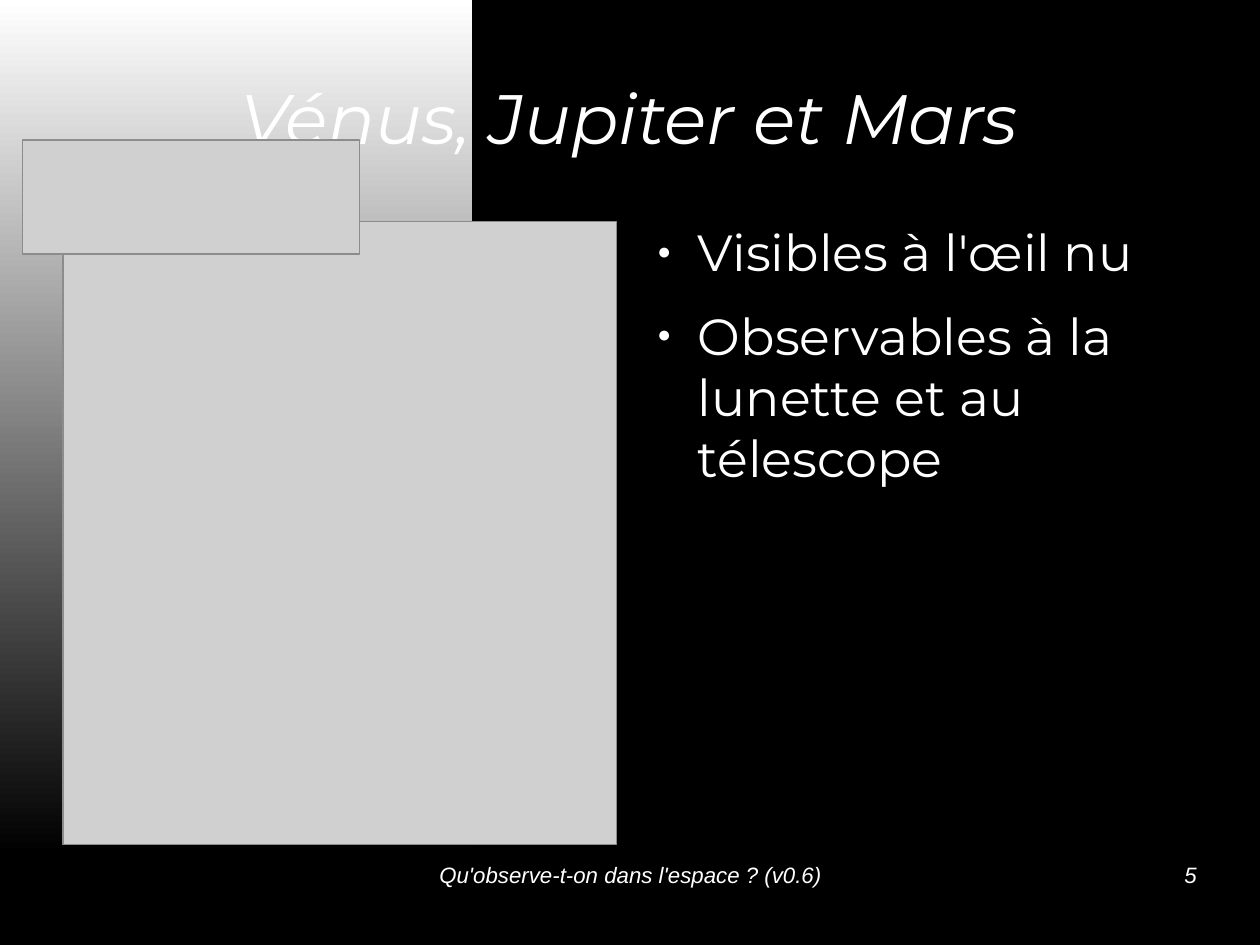
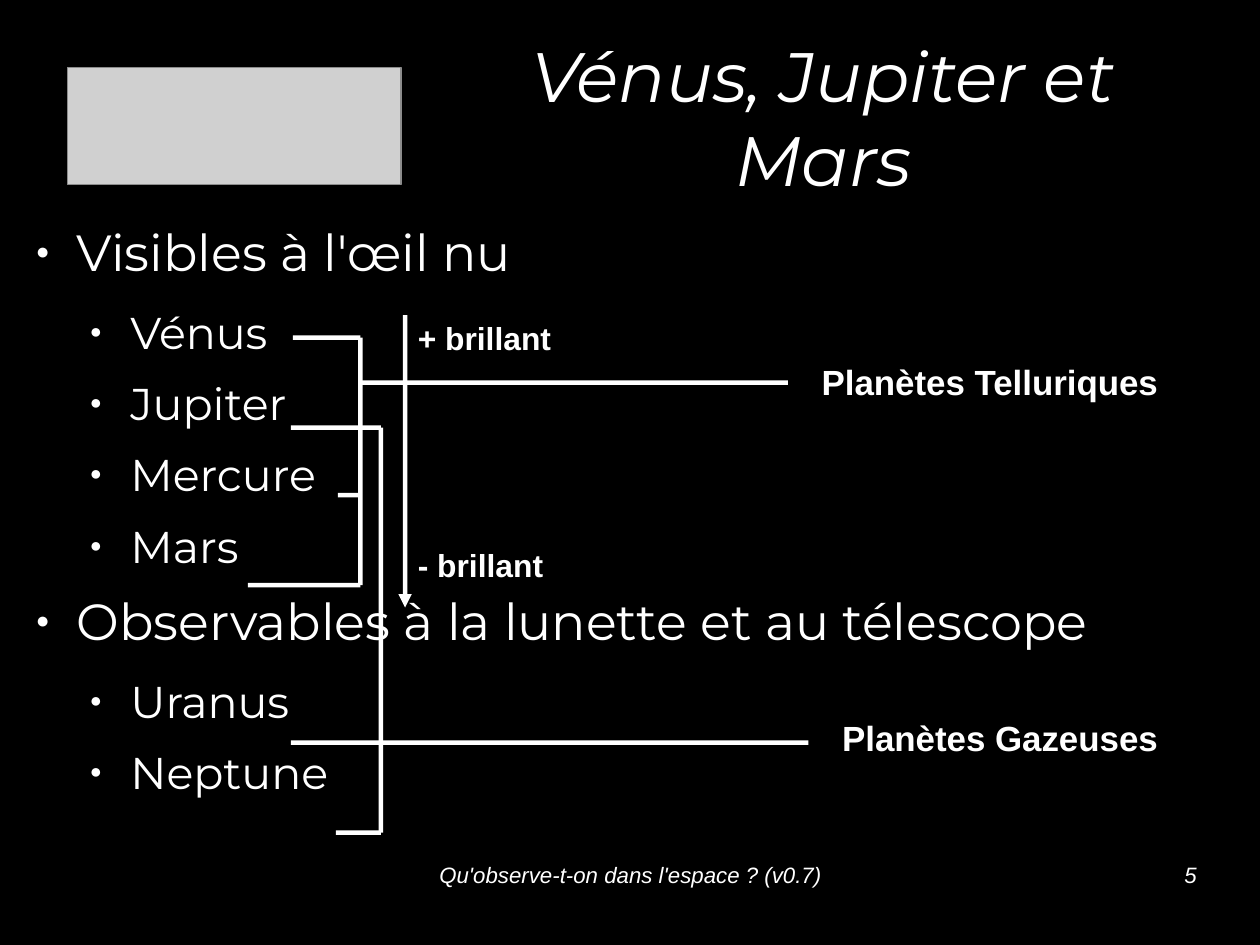
Before and after one commit to jcarnu/qf-astro, a slide deck: slide 5 of Ressources/Presentations/Qu_observe-t-on_dans_l_espace.odp. Drawn at 1260x945 pixels with LibreOffice and Linux fonts; fonts in the diff are those of the drawing; grey boxes stand for pictures; background and template pictures are left out. Boxes give left, top, right and bottom in pixels: in the first picture for what was removed or moved away, otherwise in the second. Text is boxed around its words. In the diff, an @@ line names an element or a change of style, - is before the commit and + after.

```diff
--- a/Ressources/Presentations/Qu_observe-t-on_dans_l_espace.odp
+++ b/Ressources/Presentations/Qu_observe-t-on_dans_l_espace.odp
@@ rectangle removed at bbox=[0, 0, 472, 855] @@
@@ title "Vénus, Jupiter et Mars" rewrapped from bbox=[241, 92, 1018, 160] to bbox=[532, 50, 1115, 187] @@
@@ picture: place and size @@
-picture at bbox=[23, 141, 360, 255]
+picture at bbox=[67, 67, 401, 185]
@@ text "Visibles à l'œil nu": place and size @@
-text "Visibles à l'œil nu" at bbox=[698, 233, 1133, 487]
+text "Visibles à l'œil nu" at bbox=[76, 233, 1088, 798]
@@ picture removed at bbox=[63, 221, 616, 845] @@
@@ text at bbox=[130, 316, 315, 564]: paragraphs added @@
+  ● Vénus
+  ● Jupiter
+  ● Mercure
+  ● Mars
@@ arrow added from (405, 316) to (405, 607), #FFFFFF 2.83 pt @@
@@ text added at bbox=[445, 327, 551, 351], 20 pt, text #FFFFFF, bold @@
++ brillant
@@ group added at bbox=[248, 337, 1158, 585]: 5 lines, 1 text @@
+Planètes Telluriques
@@ text added at bbox=[437, 554, 543, 578], 20 pt, text #FFFFFF, bold @@
+- brillant
@@ text at bbox=[130, 687, 328, 798]: paragraphs added @@
+  ● Uranus
+  ● Neptune
@@ group added at bbox=[292, 428, 1158, 832]: 5 lines, 1 text @@
+Planètes Gazeuses
@@ text at bbox=[439, 867, 821, 888]: text changed @@
-Qu'observe-t-on dans l'espace ? (v0.6)
+Qu'observe-t-on dans l'espace ? (v0.7)
```
Also in this commit, not shown: 14 other slides changed, 1 slide removed, 5 other files.
